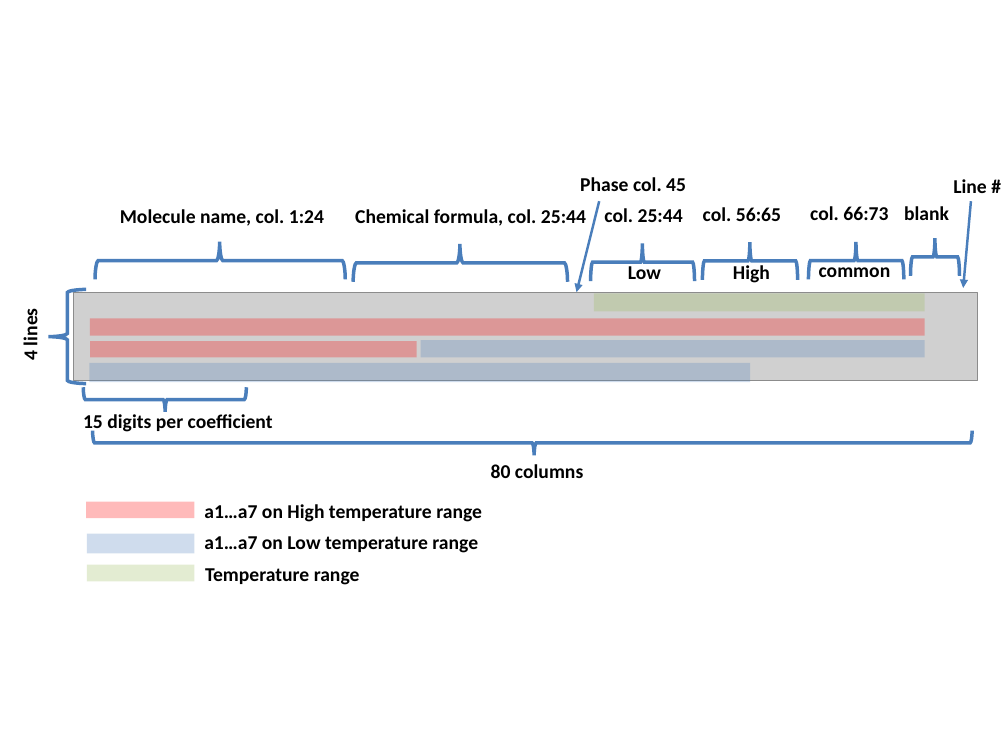
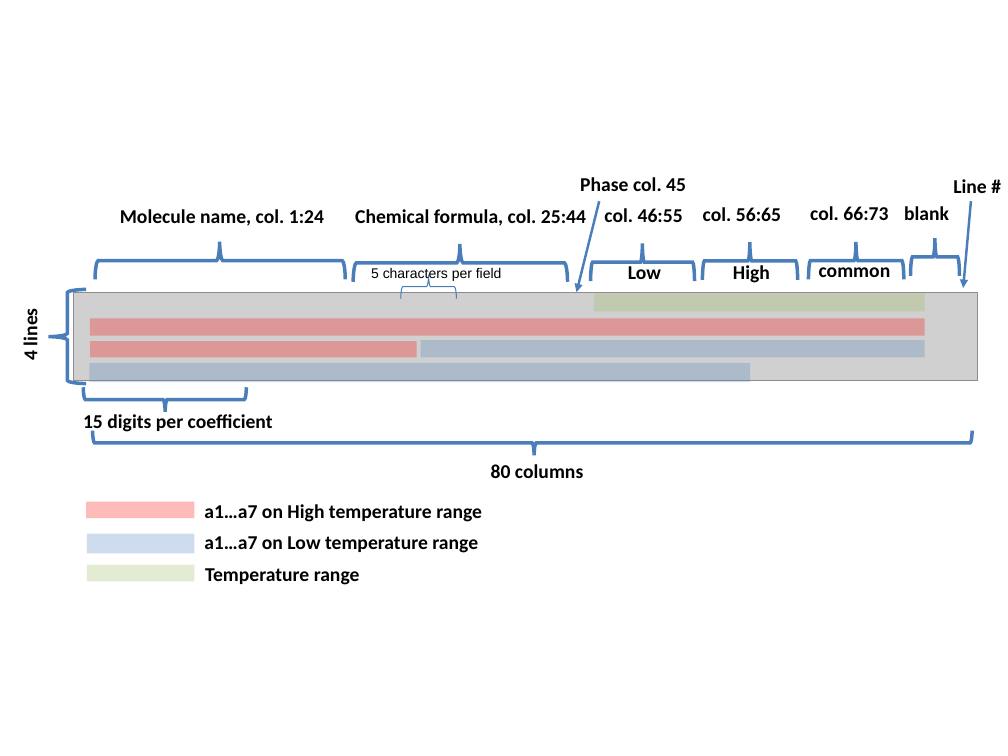
Before and after one commit to Raphael-Boichot/JANAF-thermochemical-tables-to-NASA-Glenn-coefficients-converter, a slide deck: slide 2 of Documentation/Formalism.ppt. Drawn at 1008x756 pixels with LibreOffice and Linux fonts; fonts in the diff are those of the drawing; grey boxes stand for pictures. Boxes give left, top, right and bottom in pixels: in the first picture for what was removed or moved away, otherwise in the second. Text is boxed around its words. In the diff, an @@ line names an element or a change of style, - is before the commit and + after.

```diff
--- a/Documentation/Formalism.ppt
+++ b/Documentation/Formalism.ppt
@@ text at (604, 208, 683, 222): text changed @@
-col. 25:44
+col. 46:55
@@ text added at (371, 268, 502, 281), 10 pt, text #000000 @@
+5 characters per field
@@ freeform shape added at (401, 275, 456, 299), outline #4A7EBB 0.74 pt @@
```
Also in this commit, not shown: 1 other file.
